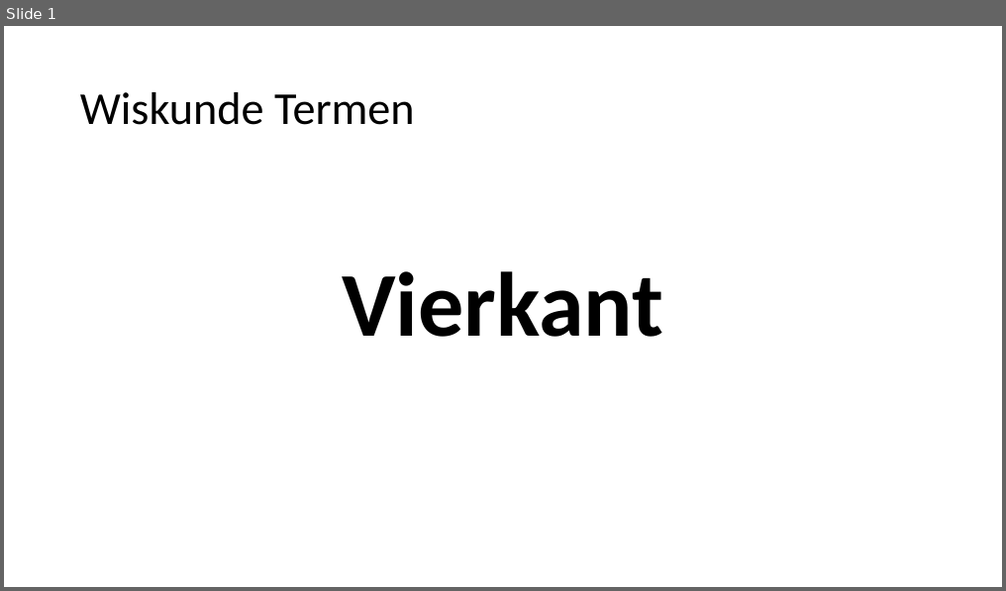
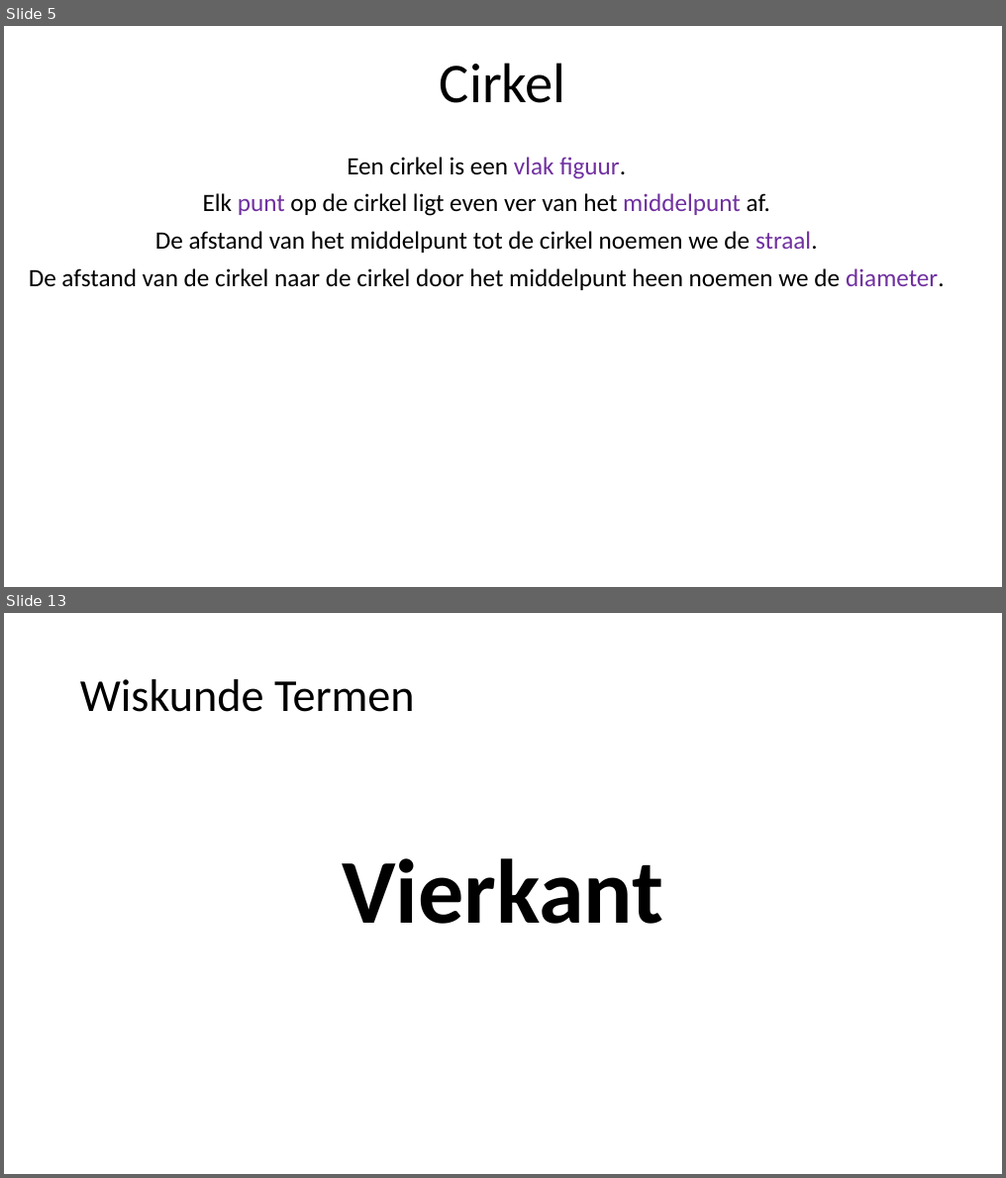
Before and after one commit to heinvinkel/wiskundetermen, a slide deck: meetkunde/AAAAMeetkunde.pptx. Shown one above the other, each under a label of ours: slide 1 before the commit, slides 5 and 13 after it; the slides between them are not shown. The pictures are 1006x591 and 1006x1178 pixels, drawn with LibreOffice and Linux fonts; fonts in the diff are those of the drawing. Boxes give left, top, right and bottom in pixels: in the first picture for what was removed or moved away, otherwise in the second. Text is boxed around its words. In the diff, an @@ line names an element or a change of style, - is before the commit and + after.

```diff
--- a/meetkunde/AAAAMeetkunde.pptx
+++ b/meetkunde/AAAAMeetkunde.pptx
@@ slide 5 added at [4,26,1002,587], background #FFFFFF @@
@@ title added at [440,63,566,103], 54 pt, text #000000 @@
+Cirkel
@@ text added at [29,157,944,290], 24 pt, text #000000 @@
+Een cirkel is een vlak figuur.
+Elk punt op de cirkel ligt even ver van het middelpunt af.
+De afstand van het middelpunt tot de cirkel noemen we de straal.
+De afstand van de cirkel naar de cirkel door het middelpunt heen noemen we de diameter.
@@ what was slide 1 is now slide 13 @@
```
Also in this commit, not shown: 11 other slides added, 7 other files.
